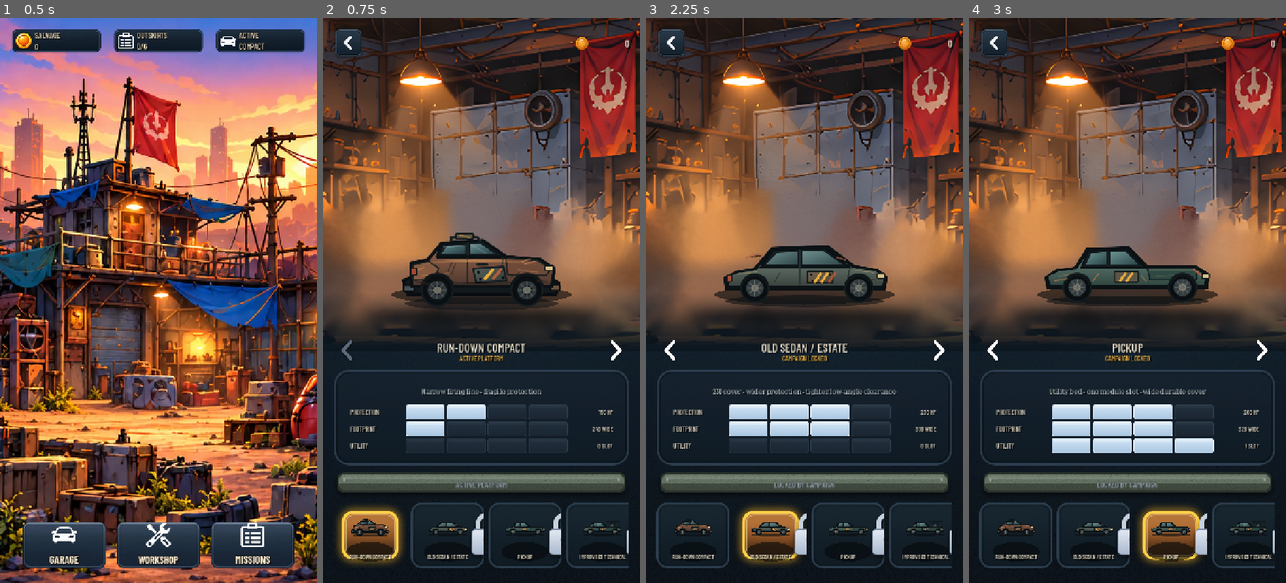
Above: before the commit, frames 1-4 (left to right).
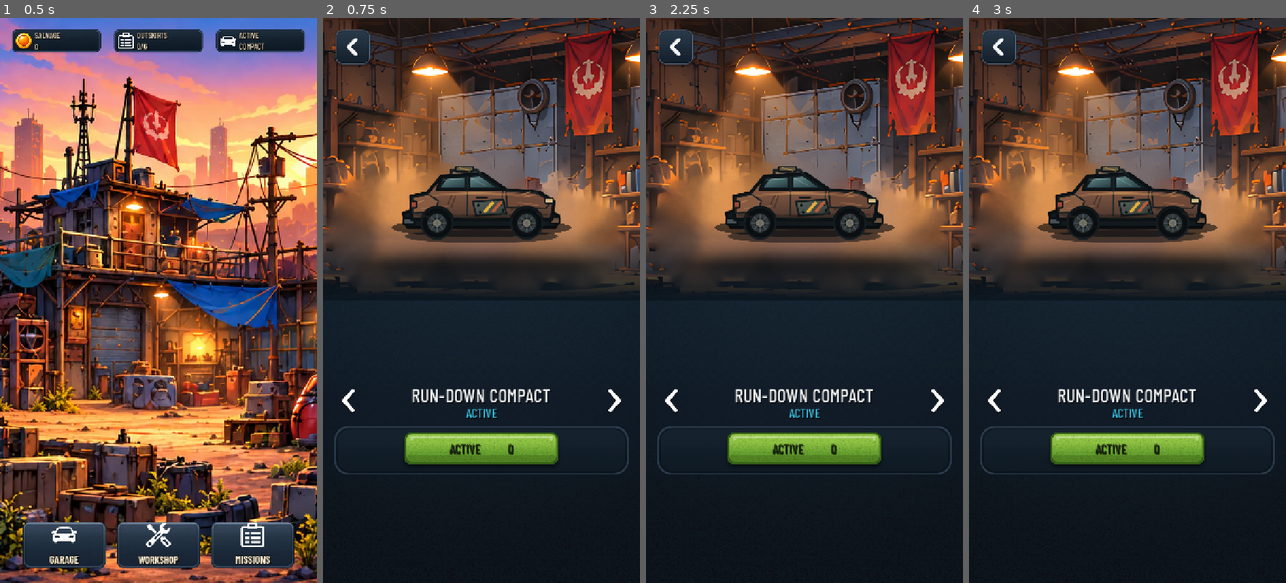
Above: after the commit, the same moments.

Repository: phantompixel-developer/FortKnocks
Game: Godot game, scene res://game/core/app.tscn
Two runs of this game, one before a commit and one after it. Both use one fixed random seed, a clock stepped at 60 frames per second and the inputs below.
Inputs (mouse positions are in pixels of both pictures, inside the frame that each line leads up to; where the layout moved, square brackets give the same spot in the first picture):
- Up to frame 1 (0.5 s): no input
- Up to frame 2 (0.75 s): click "GARAGE" at 0.5 s
- Up to frame 3 (2.25 s): click (804, 453) at 1.27 s; click (937, 402) [937, 351] at 2 s
- Up to frame 4 (3 s): click (1260, 402) [1260, 351] at 2.75 s

Frame 1 is identical in both runs. In frame 2, 51% of the frame differs, in the area x 0-100%, y 0-98%; in frame 3, 52%; in frame 4, 52%.
Error after the commit: Invalid assignment of property or key 'texture' with value of type 'CompressedTexture2D' on a base object of type 'null instance'. (res://game/progression/gara…

Commit message:
ui: restore approved Garage composition

Diff:
--- a/game/progression/garage_screen.tscn
+++ b/game/progression/garage_screen.tscn
@@ -35,51 +35,49 @@
 stretch_mode = 6
 
 [node name="Showroom" type="Control" parent="."]
+unique_name_in_owner = true
+clip_contents = true
+layout_mode = 0
+offset_right = 720.0
+offset_bottom = 640.0
+mouse_filter = 2
+
+[node name="SceneBg" type="TextureRect" parent="Showroom"]
+layout_mode = 1
+anchors_preset = 15
+anchor_right = 1.0
+anchor_bottom = 1.0
+grow_horizontal = 2
+grow_vertical = 2
+mouse_filter = 2
+texture = ExtResource("4_bg")
+expand_mode = 1
+stretch_mode = 6
+
+[node name="Shadow" type="TextureRect" parent="Showroom"]
 layout_mode = 1
 anchors_preset = -1
-anchor_right = 1.0
-anchor_bottom = 0.59
-grow_horizontal = 2
-grow_vertical = 2
-clip_contents = true
-mouse_filter = 2
-
-[node name="SceneBg" type="TextureRect" parent="Showroom"]
-layout_mode = 1
-anchors_preset = 15
-anchor_right = 1.0
-anchor_bottom = 1.0
-grow_horizontal = 2
-grow_vertical = 2
-mouse_filter = 2
-texture = ExtResource("4_scene")
-expand_mode = 1
-stretch_mode = 6
-
-[node name="Shadow" type="TextureRect" parent="Showroom"]
+anchor_left = 0.04
+anchor_top = 1.0
+anchor_right = 0.96
+anchor_bottom = 1.0
+offset_top = -126.0
+offset_bottom = -26.0
+grow_vertical = 0
+mouse_filter = 2
+texture = ExtResource("6_shadow")
+expand_mode = 1
+
+[node name="PlatformShowcase" type="Control" parent="Showroom"]
+unique_name_in_owner = true
 layout_mode = 1
 anchors_preset = -1
-anchor_left = 0.08
+anchor_left = 0.02
 anchor_top = 1.0
-anchor_right = 0.92
-anchor_bottom = 1.0
-offset_top = -126.0
-offset_bottom = -24.0
-grow_vertical = 0
-mouse_filter = 2
-texture = ExtResource("6_shadow")
-expand_mode = 1
-
-[node name="PlatformShowcase" type="Control" parent="Showroom"]
-unique_name_in_owner = true
-layout_mode = 1
-anchors_preset = -1
-anchor_left = 0.05
-anchor_top = 1.0
-anchor_right = 0.95
-anchor_bottom = 1.0
-offset_top = -330.0
-offset_bottom = -34.0
+anchor_right = 0.98
+anchor_bottom = 1.0
+offset_top = -390.0
+offset_bottom = -48.0
 grow_vertical = 0
 mouse_filter = 2
 script = ExtResource("2_showcase")
@@ -90,7 +88,7 @@
 anchor_top = 1.0
 anchor_right = 1.0
 anchor_bottom = 1.0
-offset_top = -132.0
+offset_top = -134.0
 grow_horizontal = 2
 grow_vertical = 0
 mouse_filter = 2
@@ -115,67 +113,51 @@
 anchor_bottom = 1.0
 grow_horizontal = 2
 grow_vertical = 2
+mouse_filter = 2
 theme_override_constants/margin_left = 24
-theme_override_constants/margin_top = 24
+theme_override_constants/margin_top = 26
 theme_override_constants/margin_right = 24
-theme_override_constants/margin_bottom = 18
+theme_override_constants/margin_bottom = 13
 
 [node name="Layout" type="VBoxContainer" parent="Safe"]
 layout_mode = 2
+mouse_filter = 2
 theme_override_constants/separation = 0
 
 [node name="TopBar" type="HBoxContainer" parent="Safe/Layout"]
-custom_minimum_size = Vector2(0, 68)
-layout_mode = 2
+custom_minimum_size = Vector2(0, 88)
+layout_mode = 2
+mouse_filter = 2
 
 [node name="BackButton" type="TextureButton" parent="Safe/Layout/TopBar"]
 unique_name_in_owner = true
-custom_minimum_size = Vector2(68, 68)
+custom_minimum_size = Vector2(88, 88)
 layout_mode = 2
 focus_mode = 0
 texture_normal = ExtResource("7_back")
-texture_pressed = ExtResource("8_back_pressed")
+texture_pressed = ExtResource("8_back_p")
 ignore_texture_size = true
 stretch_mode = 5
 
-[node name="TopSpacer" type="Control" parent="Safe/Layout/TopBar"]
-layout_mode = 2
-size_flags_horizontal = 3
-
-[node name="Coin" type="TextureRect" parent="Safe/Layout/TopBar"]
-unique_name_in_owner = true
-custom_minimum_size = Vector2(32, 32)
-layout_mode = 2
-size_flags_vertical = 4
-expand_mode = 1
-stretch_mode = 5
-
-[node name="SalvageLabel" type="Label" parent="Safe/Layout/TopBar"]
-unique_name_in_owner = true
-custom_minimum_size = Vector2(88, 0)
-layout_mode = 2
-theme_override_font_sizes/font_size = 22
-text = "0"
-horizontal_alignment = 2
-vertical_alignment = 1
-
 [node name="ShowroomSpacer" type="Control" parent="Safe/Layout"]
 layout_mode = 2
 size_flags_vertical = 3
 mouse_filter = 2
 
 [node name="Header" type="HBoxContainer" parent="Safe/Layout"]
-custom_minimum_size = Vector2(0, 82)
-layout_mode = 2
+unique_name_in_owner = true
+custom_minimum_size = Vector2(0, 87)
+layout_mode = 2
+mouse_filter = 2
 
 [node name="PrevButton" type="TextureButton" parent="Safe/Layout/Header"]
 unique_name_in_owner = true
-custom_minimum_size = Vector2(62, 62)
+custom_minimum_size = Vector2(68, 68)
 layout_mode = 2
 size_flags_vertical = 4
 focus_mode = 0
 texture_normal = ExtResource("9_left")
-texture_disabled = ExtResource("10_left_disabled")
+texture_disabled = ExtResource("10_left_d")
 ignore_texture_size = true
 stretch_mode = 5
 
@@ -183,12 +165,14 @@
 layout_mode = 2
 size_flags_horizontal = 3
 size_flags_vertical = 4
-theme_override_constants/separation = -2
+mouse_filter = 2
+theme_override_constants/separation = -3
 
 [node name="PlatformTitle" type="Label" parent="Safe/Layout/Header/TitleBlock"]
 unique_name_in_owner = true
 layout_mode = 2
-theme_override_font_sizes/font_size = 28
+theme_override_colors/font_color = Color(0.95, 0.96, 0.965, 1)
+theme_override_font_sizes/font_size = 44
 text = "RUN-DOWN COMPACT"
 horizontal_alignment = 1
 text_overrun_behavior = 3
@@ -196,94 +180,122 @@
 [node name="PlatformStatus" type="Label" parent="Safe/Layout/Header/TitleBlock"]
 unique_name_in_owner = true
 layout_mode = 2
-theme_override_colors/font_color = Color(0.91, 0.68, 0.24, 1)
-theme_override_font_sizes/font_size = 16
-text = "ACTIVE PLATFORM"
+theme_override_colors/font_color = Color(0.235, 0.784, 0.91, 1)
+theme_override_font_sizes/font_size = 29
+text = "ACTIVE"
 horizontal_alignment = 1
 
 [node name="NextButton" type="TextureButton" parent="Safe/Layout/Header"]
 unique_name_in_owner = true
-custom_minimum_size = Vector2(62, 62)
+custom_minimum_size = Vector2(68, 68)
 layout_mode = 2
 size_flags_vertical = 4
 focus_mode = 0
 texture_normal = ExtResource("11_right")
-texture_disabled = ExtResource("12_right_disabled")
+texture_disabled = ExtResource("12_right_d")
 ignore_texture_size = true
 stretch_mode = 5
 
+[node name="GapA" type="Control" parent="Safe/Layout"]
+custom_minimum_size = Vector2(0, 10)
+layout_mode = 2
+mouse_filter = 2
+
 [node name="StatsPanel" type="PanelContainer" parent="Safe/Layout"]
 unique_name_in_owner = true
-custom_minimum_size = Vector2(0, 214)
-layout_mode = 2
-
-[node name="StatsMargin" type="MarginContainer" parent="Safe/Layout/StatsPanel"]
-layout_mode = 2
-theme_override_constants/margin_left = 26
-theme_override_constants/margin_top = 20
-theme_override_constants/margin_right = 26
-theme_override_constants/margin_bottom = 18
-
-[node name="StatsContent" type="VBoxContainer" parent="Safe/Layout/StatsPanel/StatsMargin"]
-layout_mode = 2
-theme_override_constants/separation = 8
-
-[node name="Summary" type="Label" parent="Safe/Layout/StatsPanel/StatsMargin/StatsContent"]
-unique_name_in_owner = true
-custom_minimum_size = Vector2(0, 42)
-layout_mode = 2
-theme_override_colors/font_color = Color(0.78, 0.82, 0.84, 1)
-theme_override_font_sizes/font_size = 15
-text = "TACTICAL SUMMARY"
+layout_mode = 2
+mouse_filter = 2
+
+[node name="Rows" type="VBoxContainer" parent="Safe/Layout/StatsPanel"]
+unique_name_in_owner = true
+layout_mode = 2
+mouse_filter = 2
+theme_override_constants/separation = 10
+
+[node name="ActionButton" type="Button" parent="Safe/Layout/StatsPanel/Rows"]
+unique_name_in_owner = true
+custom_minimum_size = Vector2(365, 93)
+layout_mode = 2
+size_flags_horizontal = 4
+focus_mode = 0
+
+[node name="ActionContent" type="HBoxContainer" parent="Safe/Layout/StatsPanel/Rows/ActionButton"]
+layout_mode = 1
+anchors_preset = 15
+anchor_right = 1.0
+anchor_bottom = 1.0
+offset_top = 2.0
+offset_bottom = -10.0
+grow_horizontal = 2
+grow_vertical = 2
+mouse_filter = 2
+theme_override_constants/separation = 10
+alignment = 1
+
+[node name="ActionLabel" type="Label" parent="Safe/Layout/StatsPanel/Rows/ActionButton/ActionContent"]
+unique_name_in_owner = true
+layout_mode = 2
+theme_override_colors/font_color = Color(0.075, 0.125, 0.039, 1)
+theme_override_font_sizes/font_size = 29
+text = "ACTIVE"
+vertical_alignment = 1
+
+[node name="ActionCoin" type="TextureRect" parent="Safe/Layout/StatsPanel/Rows/ActionButton/ActionContent"]
+unique_name_in_owner = true
+custom_minimum_size = Vector2(42, 42)
+layout_mode = 2
+size_flags_vertical = 4
+mouse_filter = 2
+expand_mode = 1
+stretch_mode = 5
+
+[node name="ActionCost" type="Label" parent="Safe/Layout/StatsPanel/Rows/ActionButton/ActionContent"]
+unique_name_in_owner = true
+layout_mode = 2
+theme_override_colors/font_color = Color(0.075, 0.125, 0.039, 1)
+theme_override_font_sizes/font_size = 29
+text = "0"
+vertical_alignment = 1
+
+[node name="GapB" type="Control" parent="Safe/Layout"]
+custom_minimum_size = Vector2(0, 9)
+layout_mode = 2
+mouse_filter = 2
+
+[node name="CardScroll" type="ScrollContainer" parent="Safe/Layout"]
+unique_name_in_owner = true
+custom_minimum_size = Vector2(0, 217)
+layout_mode = 2
+vertical_scroll_mode = 0
+horizontal_scroll_mode = 3
+scroll_deadzone = 8
+
+[node name="CardMargin" type="MarginContainer" parent="Safe/Layout/CardScroll"]
+layout_mode = 2
+mouse_filter = 2
+theme_override_constants/margin_left = 13
+theme_override_constants/margin_top = 14
+theme_override_constants/margin_right = 13
+theme_override_constants/margin_bottom = 14
+
+[node name="PlatformRow" type="HBoxContainer" parent="Safe/Layout/CardScroll/CardMargin"]
+unique_name_in_owner = true
+layout_mode = 2
+mouse_filter = 2
+theme_override_constants/separation = 12
+
+[node name="NoticeLabel" type="Label" parent="."]
+unique_name_in_owner = true
+visible = false
+layout_mode = 1
+anchors_preset = 10
+anchor_right = 1.0
+offset_left = 100.0
+offset_top = 92.0
+offset_right = -100.0
+offset_bottom = 130.0
+grow_horizontal = 2
+theme_override_colors/font_color = Color(0.95, 0.77, 0.35, 1)
+theme_override_font_sizes/font_size = 18
 horizontal_alignment = 1
 vertical_alignment = 1
-autowrap_mode = 2
-
-[node name="StatRows" type="VBoxContainer" parent="Safe/Layout/StatsPanel/StatsMargin/StatsContent"]
-unique_name_in_owner = true
-layout_mode = 2
-theme_override_constants/separation = 4
-
-[node name="GapA" type="Control" parent="Safe/Layout"]
-custom_minimum_size = Vector2(0, 10)
-layout_mode = 2
-
-[node name="ActionButton" type="Button" parent="Safe/Layout"]
-unique_name_in_owner = true
-custom_minimum_size = Vector2(0, 66)
-layout_mode = 2
-theme_override_font_sizes/font_size = 18
-text = "ACTIVE PLATFORM"
-
-[node name="GapB" type="Control" parent="Safe/Layout"]
-custom_minimum_size = Vector2(0, 8)
-layout_mode = 2
-
-[node name="PlatformScroll" type="ScrollContainer" parent="Safe/Layout"]
-custom_minimum_size = Vector2(0, 164)
-layout_mode = 2
-vertical_scroll_mode = 0
-horizontal_scroll_mode = 3
-scroll_deadzone = 10
-
-[node name="PlatformRow" type="HBoxContainer" parent="Safe/Layout/PlatformScroll"]
-unique_name_in_owner = true
-layout_mode = 2
-theme_override_constants/separation = 10
-
-[node name="NoticeLabel" type="Label" parent="."]
-unique_name_in_owner = true
-visible = false
-layout_mode = 1
-anchors_preset = 10
-anchor_right = 1.0
-offset_left = 100.0
-offset_top = 96.0
-offset_right = -100.0
-offset_bottom = 134.0
-grow_horizontal = 2
-theme_override_colors/font_color = Color(0.95, 0.77, 0.35, 1)
-theme_override_font_sizes/font_size = 17
-text = "PLATFORM ACQUIRED"
-horizontal_alignment = 1
-vertical_alignment = 1
Not shown: 2 places in game/progression/garage_screen.tscn that only renumber resources
